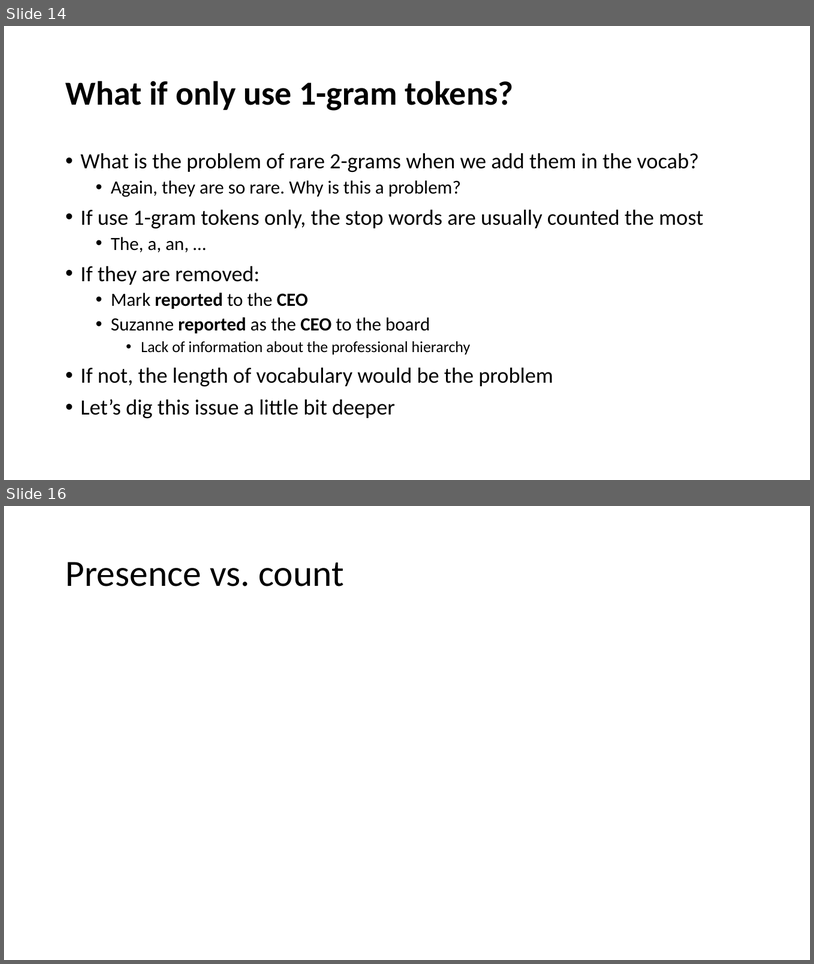
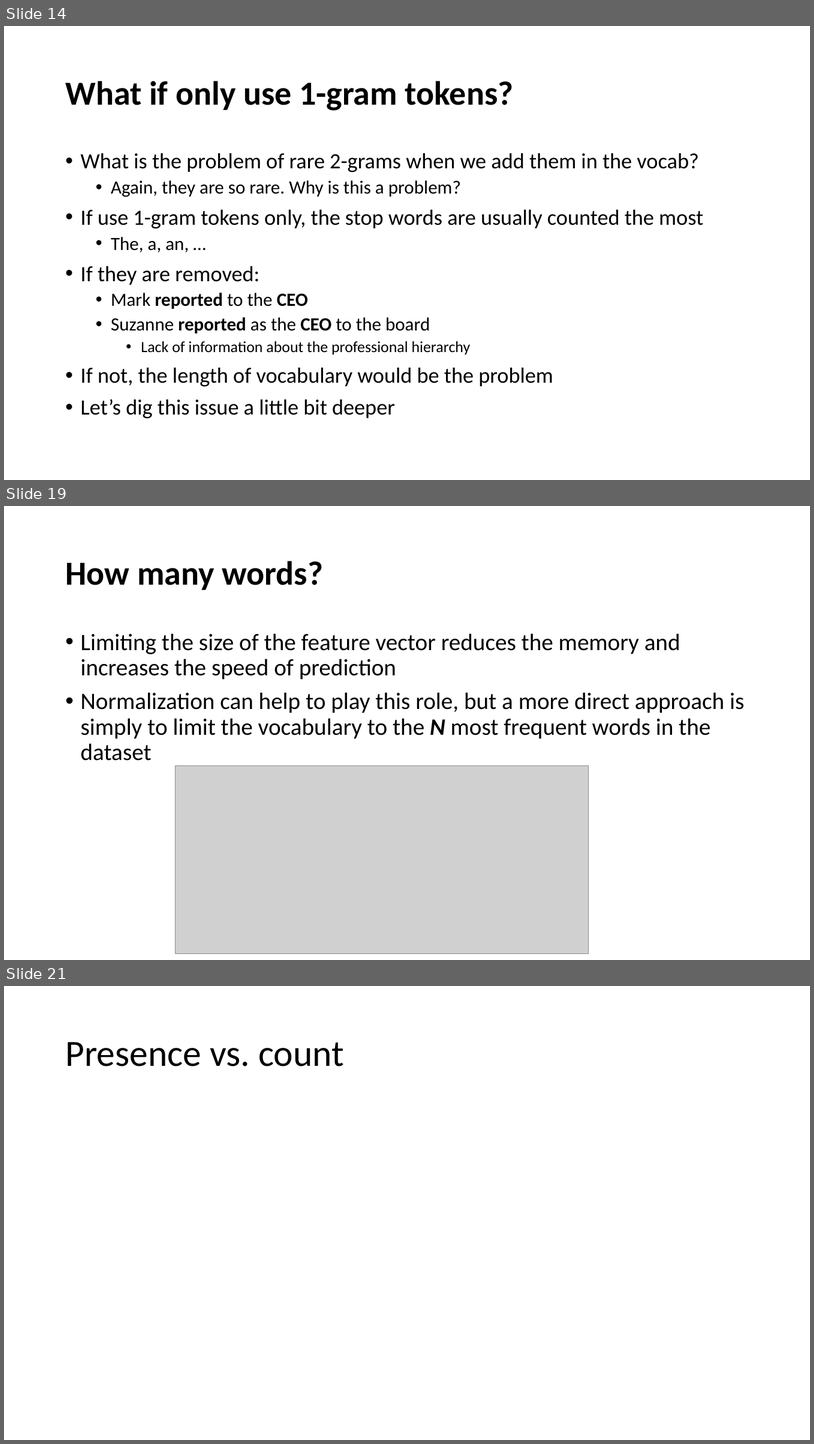
Before and after one commit to YeabinMoonEcon/BUS211, a slide deck: BUS243_NLP/lecture_notes/Lecture2.pptx. Shown one above the other, each under a label of ours: slides 14 and 16 before the commit, slides 14, 19 and 21 after it; the slides between them are not shown. The pictures are 814x964 and 814x1444 pixels, drawn with LibreOffice and Linux fonts; fonts in the diff are those of the drawing; grey boxes stand for pictures. Boxes give left, top, right and bottom in pixels: in the first picture for what was removed or moved away, otherwise in the second. Text is boxed around its words. In the diff, an @@ line names an element or a change of style, - is before the commit and + after.

```diff
--- a/BUS243_NLP/lecture_notes/Lecture2.pptx
+++ b/BUS243_NLP/lecture_notes/Lecture2.pptx
@@ slide 19 added at (4,506,810,960), background #FFFFFF @@
@@ title added at (65,561,323,590), 40 pt, text #000000, bold @@
+How many words?
@@ text added at (81,633,744,760), 28 pt, text #000000 @@
+• Limiting the size of the feature vector reduces the memory and increases the speed of prediction
+• Normalization can help to play this role, but a more direct approach is simply to limit the vocabulary to the N most frequent words in the dataset
@@ picture added at (175,766,588,954) @@
@@ what was slide 16 is now slide 21 @@
```
Also in this commit, not shown: 1 slide changed, 5 other slides added.
